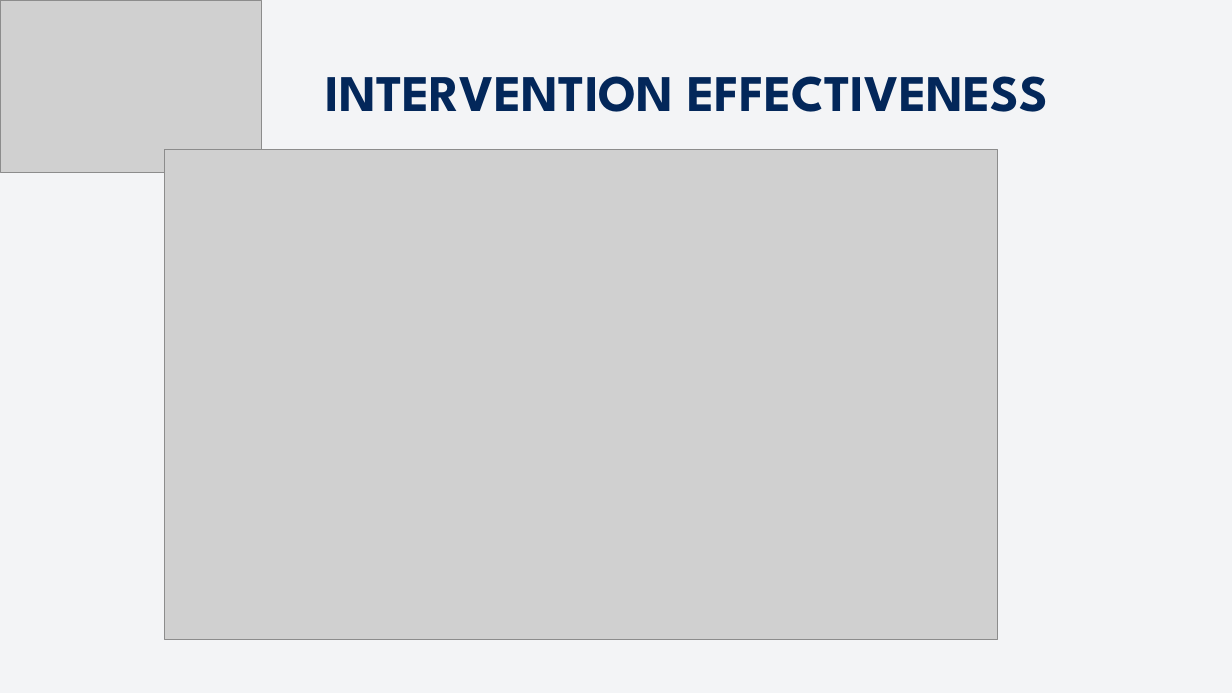
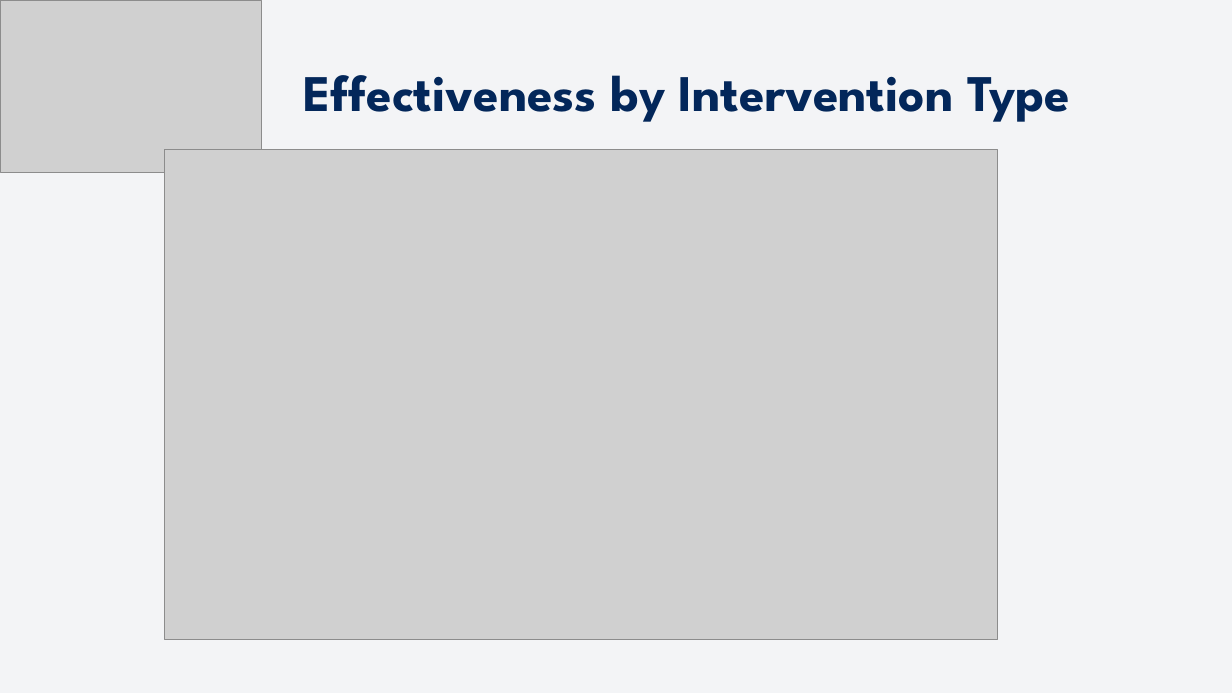
Before and after one commit to hesanche94/TVHC, a slide deck: slide 6 of TVHC SKILLS TEST.pptx. Drawn at 1232x693 pixels with LibreOffice and Linux fonts; fonts in the diff are those of the drawing; grey boxes stand for pictures. Boxes give left, top, right and bottom in pixels: in the first picture for what was removed or moved away, otherwise in the second. Text is boxed around its words. In the diff, an @@ line names an element or a change of style, - is before the commit and + after.

```diff
--- a/TVHC SKILLS TEST.pptx
+++ b/TVHC SKILLS TEST.pptx
@@ text at box(303, 75, 1070, 122): text changed @@
-INTERVENTION EFFECTIVENESS
+Effectiveness by Intervention Type
```
Also in this commit, not shown: 8 other slides changed, 1 other file.
